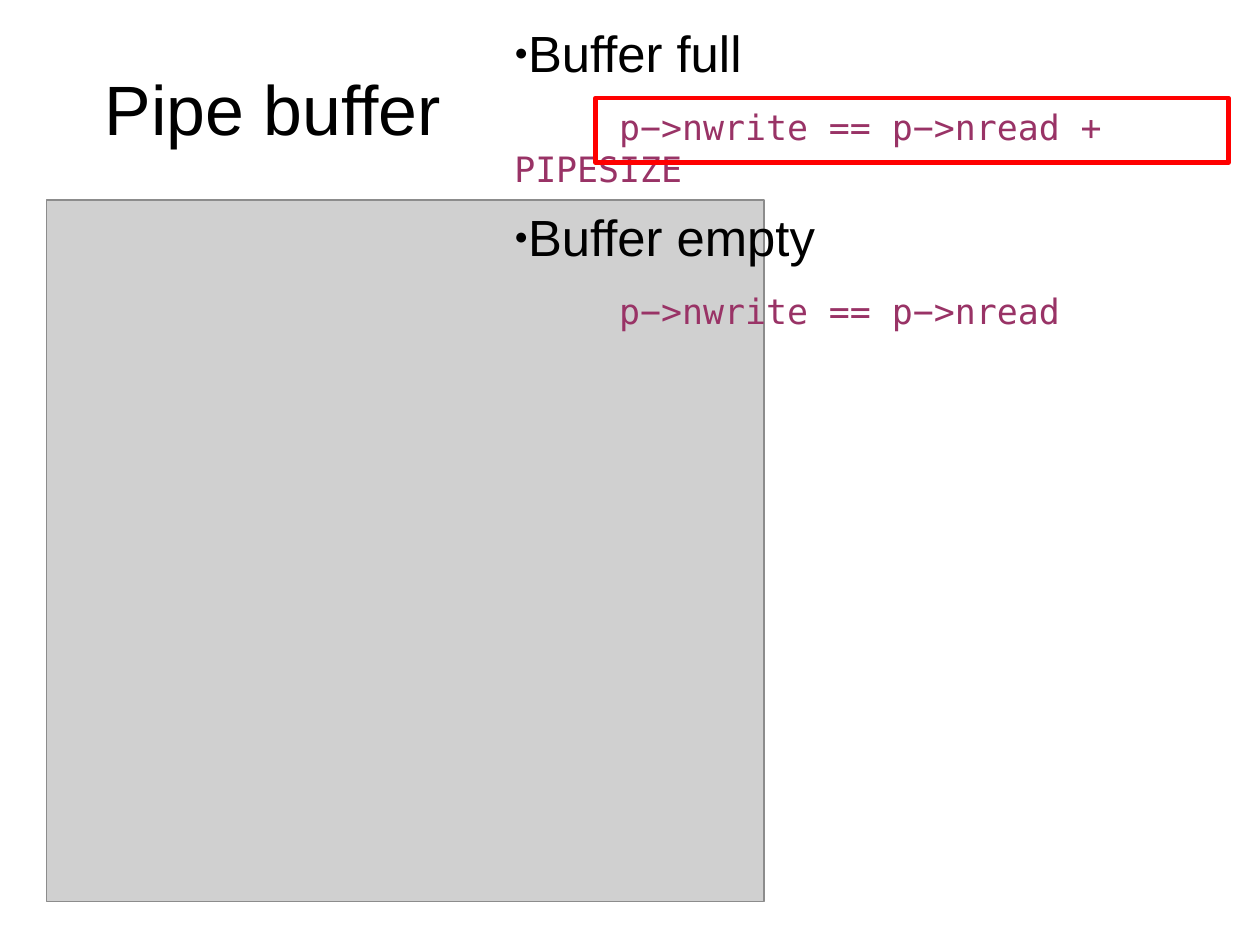
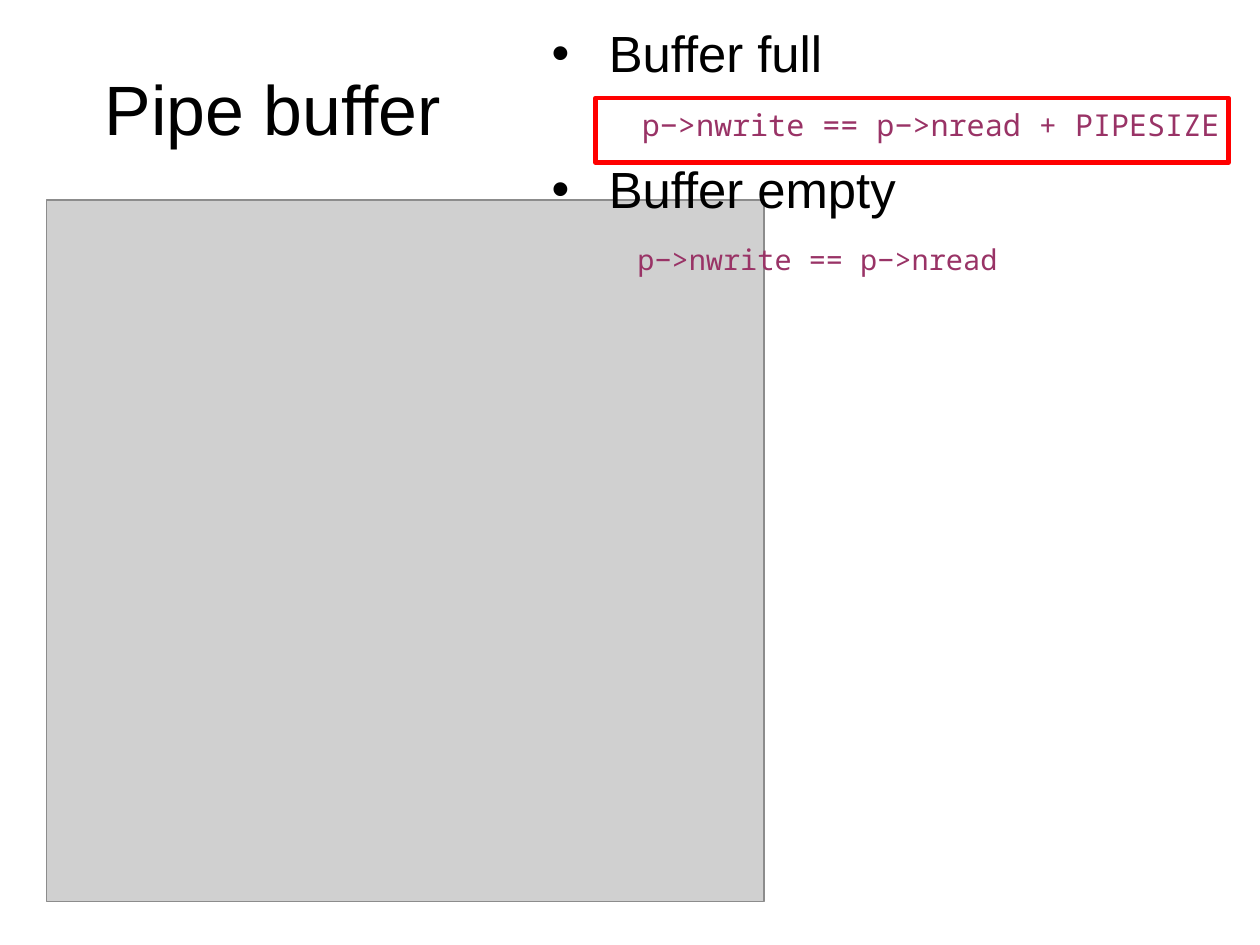
Before and after one commit to mars-research/cs5460, a slide deck: slide 105 of static/lectures/lecture13-synchronization/lecture13-synchronization.pptx (slide 106 before the commit). Drawn at 1260x945 pixels with LibreOffice and Linux fonts; fonts in the diff are those of the drawing; grey boxes stand for pictures. Boxes give left, top, right and bottom in pixels: in the first picture for what was removed or moved away, otherwise in the second. Text is boxed around its words. In the diff, an @@ line names an element or a change of style, - is before the commit and + after.

```diff
--- a/static/lectures/lecture13-synchronization/lecture13-synchronization.pptx
+++ b/static/lectures/lecture13-synchronization/lecture13-synchronization.pptx
@@ text "Buffer full": place and size @@
-text "Buffer full" at box(514, 35, 1060, 332)
+text "Buffer full" at box(609, 35, 1219, 278)
@@ text "Buffer full" at box(609, 35, 1219, 278): size 22 to 19 pt in "p−>nwrite == p−>nread + PIPESIZE"; font DejaVu Sans Mono to Noto Sans Mono in "p−>nwrite == p−>nread + PIPESIZE", "p−>nwrite == p−>nread"; size 22 to 18 pt in "p−>nwrite == p−>nread"; bullet ● to • @@
```
Also in this commit, not shown: 14 other slides changed, 4 other files.
